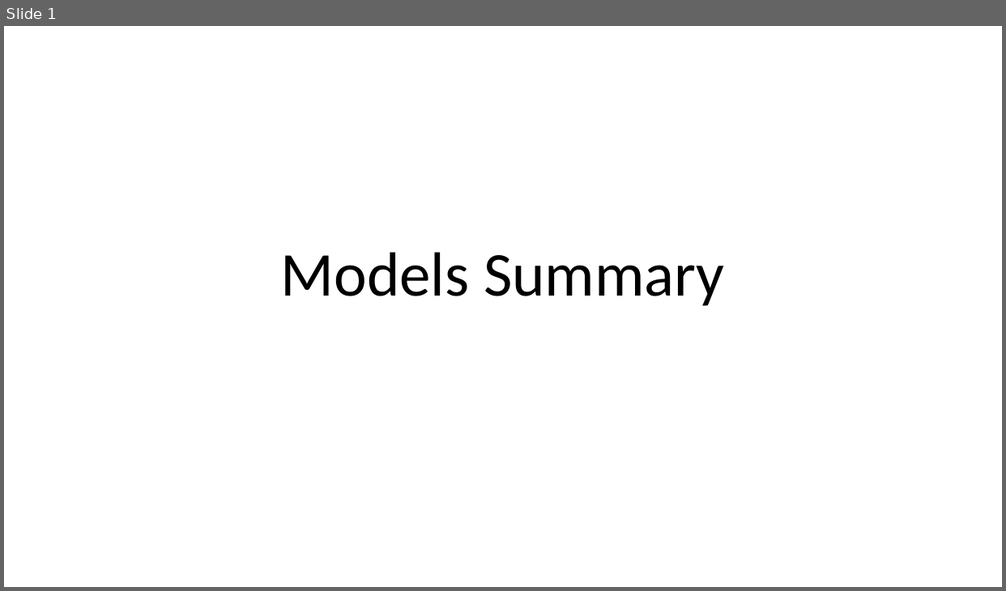
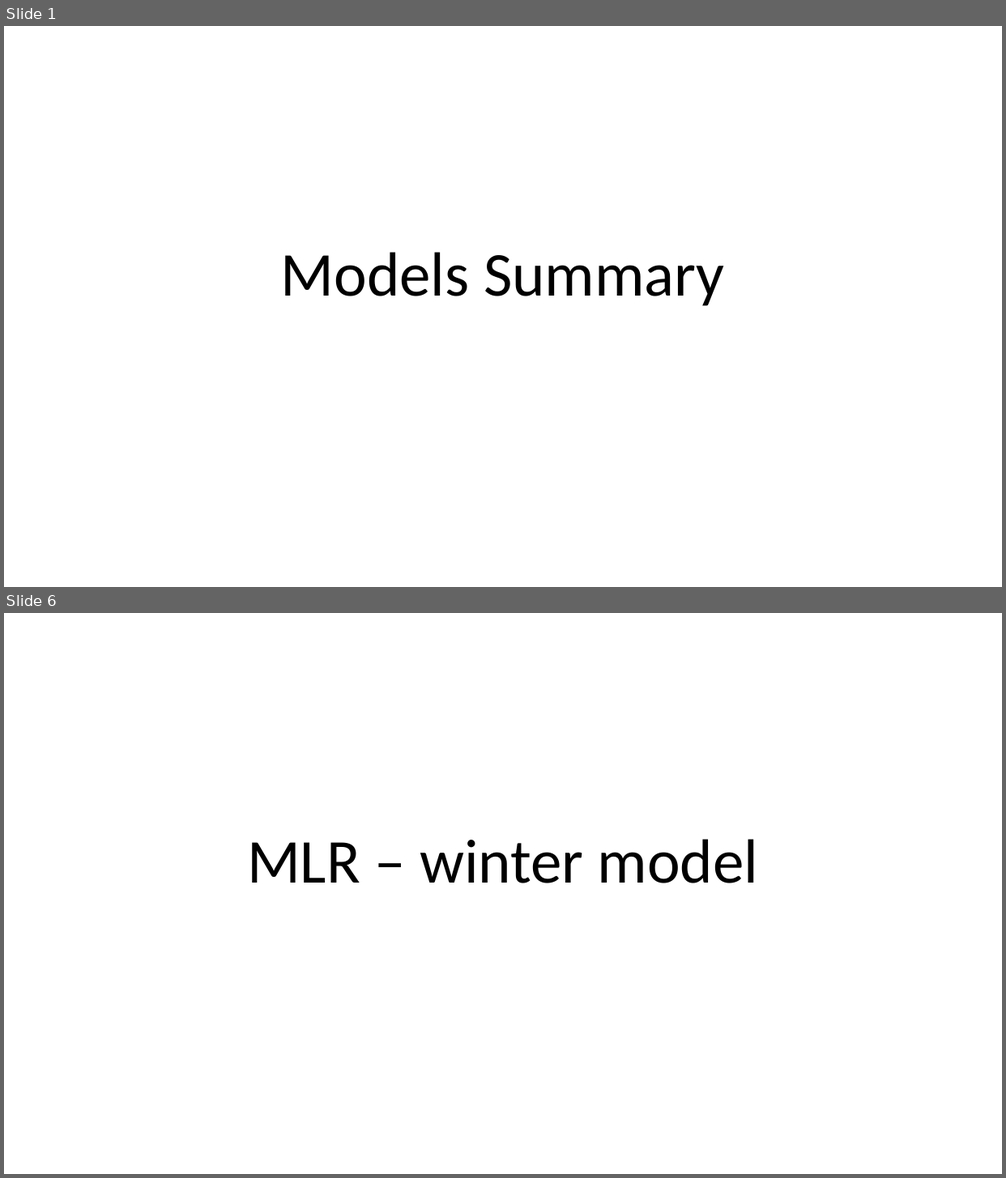
Before and after one commit to LiaCohn/clean-coasts, a slide deck: models/models.pptx. Shown one above the other, each under a label of ours: slide 1 before the commit, slides 1 and 6 after it; the slides between them are not shown. The pictures are 1006x591 and 1006x1178 pixels, drawn with LibreOffice and Linux fonts; fonts in the diff are those of the drawing. Boxes give left, top, right and bottom in pixels: in the first picture for what was removed or moved away, otherwise in the second. Text is boxed around its words. In the diff, an @@ line names an element or a change of style, - is before the commit and + after.

Commit message:
add winter and summer models

```diff
--- a/models/models.pptx
+++ b/models/models.pptx
@@ slide 6 added at [4, 613, 1002, 1174], background #FFFFFF @@
@@ title added at [247, 839, 758, 884], 60 pt, text #000000 @@
+MLR – winter model
```
Also in this commit, not shown: 7 slides changed, 8 other slides added, 7 other files.
